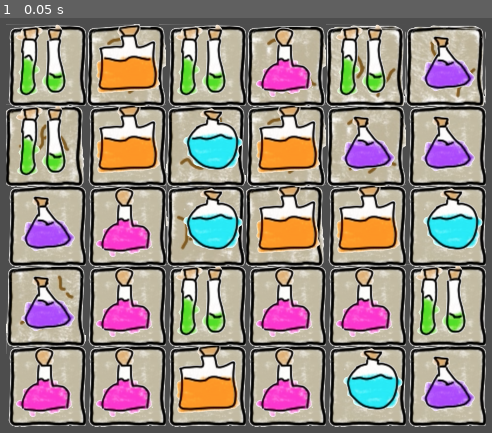
Above: before the commit, frame 1.
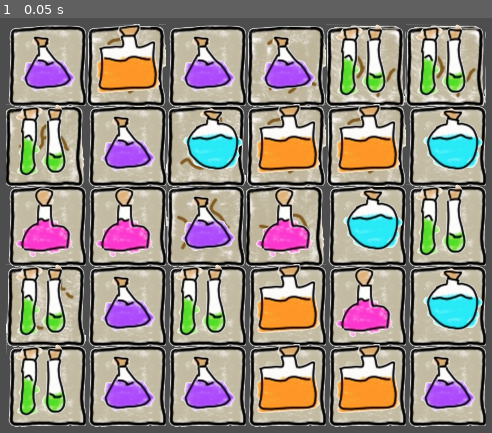
Above: after the commit, the same moment.

Repository: cncarey/PirateSoftwareJam15
Game: Godot game, scene res://Scenes/MainShop.tscn
Two runs of this game, one before a commit and one after it. Both use one fixed random seed, a clock stepped at 60 frames per second and the inputs below. The project has no main scene, so this scene is started directly.
Inputs:
- Up to frame 1 (0.05 s): no input

The runs differ from the first frame. In frame 1, 28% of the frame differs, in the area x 1-99%, y 1-97%.

Commit message:
#1 move potions, detect and remove matches
#1 move potions, detect and remove matches

Diff:
--- /dev/null
+++ b/Components/scale_component.gd
@@ -0,0 +1,25 @@
+# Give the component a class name so it can be instanced as a custom node
+class_name ScaleComponent
+extends Node
+
+# Export the sprite that this component will be scaling
+@export var sprite: Node2D
+
+# Export the scale amount (as a vector)
+@export var scale_amount = Vector2(1.5, 1.5)
+
+# Export the scale duration
+@export var scale_duration: = 0.4
+
+# This is the function that will activate this component
+func tween_scale() -> void:
+	# We are going to scale the sprite using a tween (so we can make is smooth)
+	# First we create the tween and set it's transition type and easing type
+	var tween = create_tween().set_trans(Tween.TRANS_EXPO).set_ease(Tween.EASE_OUT)
+
+	# Next we scale the sprite from its current scale to the scale amount (in 1/10th of the scale duration)
+	tween.tween_property(sprite, "scale", scale_amount, scale_duration * 0.1).from_current()
+	# Finally we scale back to a value of 1 for the other 9/10ths of the scale duration
+	# Consider that we always scale back to a value of 1, you could store the starting scale amount for the sprite
+	# as well for games where your character doesn't start with a scale of 1
+	tween.tween_property(sprite, "scale", Vector2.ONE, scale_duration * 0.9).from(scale_amount)
--- /dev/null
+++ b/Components/shake_component.gd
@@ -0,0 +1,35 @@
+# Give the component a class name so it can be instanced as a custom node
+class_name ShakeComponent
+extends Node
+
+# You should shake the sprite and not the root node or you'll get unexpected behavior
+# since we are manipulating the position of the node and moving it to 0,0
+
+# Export the node that this component will be shaking
+@export var node: Node2D
+
+# Export the shake amount
+@export var shake_amount: = 2.0
+
+# Export the shake duration
+@export var shake_duration: = 0.4
+
+# Store the current amount we are shaking the node (this value will decrease over time)
+var shake = 0
+
+# This is the function that activates this component
+func tween_shake():
+	# Set the shake to the shake amount (shake is the value used in the process function to
+	# shake the node)
+	shake = shake_amount
+
+	# Create a tween
+	var tween = create_tween()
+
+	# Tween the shake value from current down to 0 over the shake duration
+	tween.tween_property(self, "shake", 0.0, shake_duration).from_current()
+
+func _physics_process(delta: float) -> void:
+	# Manipulate the position of the node by the shake amount every physics frame
+	# Use randf_range to pick a random x and y value using the shake value
+	node.position = Vector2(randf_range(-shake, shake), randf_range(-shake, shake))
--- a/Scenes/backgroundBlock.gd
+++ b/Scenes/backgroundBlock.gd
@@ -13,8 +13,6 @@
 	else:
 		sprite_2d.frame = 21
 
-	print(str(curbg))
-	print(str(sprite_2d.frame))
 	pass # Replace with function body.
 
 
--- a/Scenes/grid.gd
+++ b/Scenes/grid.gd
@@ -11,11 +11,14 @@
 var backGround = preload("res://Scenes/backgroundBlock.tscn")
 var potions = []
 
+var startTouch = Vector2(0,0)
+var endTouch = Vector2(0,0)
+var isMoving = true
+
 # Called when the node enters the scene tree for the first time.
 func _ready():
 	potions = instBoard()
 	spawnPotions()
-	print(potions)
 	pass # Replace with function body.
 
 func instBoard():
@@ -34,18 +37,130 @@
 			var bg = backGround.instantiate()
 			add_child(bg)
 			add_child(p)
-			bg.position = gridToPixel(w, h)
-			p.position = gridToPixel(w, h)
+			var loops = 0
+			while (checkForMatch(w, h, p.curPotionType) && loops < 100):
+				p.newPotionType()
+				loops += 1
+			bg.global_position = gridToPixel(w, h)
+			p.global_position = gridToPixel(w, h)
+			p.z_index = 100
+			potions[w][h] = p
+
+func checkForMatch( column: int, row: int, potionType: int) -> bool:
+	var left = column - 1
+	var right = column - 2
+	var up = row - 1
+	var down = row - 2
+
+	if column > 1:
+		if potions[left][row] != null && potions[right][row] != null:
+			if potions[left][row].curPotionType == potionType && potions[right][row].curPotionType == potionType:
+				return true
+	if row > 1:
+		if potions[column][up]!= null && potions[column][down] != null:
+			if potions[column][up].curPotionType == potionType && potions[column][down].curPotionType == potionType:
+				return true
+
+	return false
 
 func gridToPixel(column: int, row: int) -> Vector2:
 	var newX = xStart + xOffset * column
 	var newY = yStart + -yOffeset * row
-
 	return Vector2(newX, newY)
 
+func pixelToGrid(x, y) -> Vector2:
+	var newX = round((x-xStart)/ xOffset)
+	var newY = round((y-yStart)/ -yOffeset)
+	return Vector2(newX, newY)
 
-func pixelToGrid(x, y):
+func isInGrid(column: int, row: int) -> bool:
+	return column >= 0 && column < width && row >= 0 && row < height
+
+func isTouched():
+	if Input.is_action_just_pressed("ui_touch"):
+		var checkGridPosition = get_global_mouse_position()
+		var gridPosition = pixelToGrid(checkGridPosition.x, checkGridPosition.y)
+		if isInGrid(gridPosition.x, gridPosition.y):
+			isMoving = true
+			startTouch = get_global_mouse_position()
+		else:
+			isMoving = false
+
+	if Input.is_action_just_released("ui_touch"):
+		var checkGridPosition = get_global_mouse_position()
+		var gridPosition = pixelToGrid(checkGridPosition.x, checkGridPosition.y)
+		if isInGrid(gridPosition.x, gridPosition.y) && isMoving:
+			isMoving = false
+			translateMove(pixelToGrid(startTouch.x, startTouch.y), gridPosition)
+			endTouch = get_global_mouse_position()
+
+func swapPotions(column: int, row: int, direction: Vector2):
+	var newX = column + direction.x
+	var newY = row + direction.y
+
+	var startPotion = potions[column][row]
+	var endPotion = potions[newX][newY]
+	if startPotion == null || endPotion == null : return
+
+	potions[column][row] = endPotion
+	potions[newX][newY] = startPotion
+
+	startPotion.move(gridToPixel(newX, newY))
+	endPotion.move(gridToPixel(column, row))
+	findMatches()
 	pass
-# Called every frame. 'delta' is the elapsed time since the previous frame.
-#func _process(delta):
-#	pass
+
+func translateMove(start: Vector2, end: Vector2):
+	var diff = end - start
+
+	if abs(diff.x)> abs(diff.y):
+		if diff.x > 0:
+			swapPotions(start.x, start.y, Vector2(1,0))
+		elif diff.x < 0:
+			swapPotions(start.x, start.y, Vector2(-1,0))
+	else:
+		if diff.y > 0:
+			swapPotions(start.x, start.y, Vector2(0,1))
+		elif diff.y < 0:
+			swapPotions(start.x, start.y, Vector2(0,-1))
+
+func _process(delta):
+	isTouched()
+
+func findMatches():
+	for w in width:
+		for h in height:
+			if potions[w][h] != null:
+				var curPotionType = potions[w][h].curPotionType
+				if w > 0 && w < width - 1:
+					var left = w - 1
+					var right = w + 1
+					if potions[left][h] != null && potions[right][h] != null:
+						if potions[left][h].curPotionType == curPotionType && potions[right][h].curPotionType == curPotionType:
+							updatePotion(potions[left][h] as potion)
+							updatePotion(potions[w][h] as potion)
+							updatePotion(potions[right][h] as potion)
+				if h > 0 && h < height - 1:
+					var up = h - 1
+					var down = h + 1
+					if potions[w][up] != null && potions[w][down] != null:
+						if potions[w][up].curPotionType == curPotionType && potions[w][down].curPotionType == curPotionType:
+							updatePotion(potions[w][up] as potion)
+							updatePotion(potions[w][h] as potion)
+							updatePotion(potions[w][down] as potion)
+
+	await get_tree().create_timer(.3).timeout
+	destroyMatched()
+
+func updatePotion(item: potion):
+	item.hasMatch = true
+	item.onMatch()
+	pass
+
+func destroyMatched():
+	for w in width:
+		for h in height:
+			if potions[w][h] != null:
+				if potions[w][h].hasMatch:
+					potions[w][h].queue_free()
+					potions[w][h] = null
--- a/Scenes/potion.gd
+++ b/Scenes/potion.gd
@@ -1,17 +1,27 @@
+class_name potion
 extends Node2D
 enum potionTypes {purple, blue, orange, green, pink}
 @onready var sprite_2d = $Sprite2D
 
 @export var curPotionType: int = 0
 
+var hasMatch = false
+
 # Called when the node enters the scene tree for the first time.
 func _ready():
 	randomize()
+	newPotionType()
+
+func newPotionType():
 	curPotionType = randi_range(0, 4)
 	sprite_2d.frame = curPotionType
 	pass # Replace with function body.
 
+func move(target: Vector2):
+	var tween = create_tween().set_trans(Tween.TRANS_EXPO).set_ease(Tween.EASE_OUT)
+	tween.tween_property(self, "global_position", target, .3).from_current()
 
-# Called every frame. 'delta' is the elapsed time since the previous frame.
-func _process(delta):
+func onMatch():
+	sprite_2d.modulate = Color(1,1,1,.5)
+	#update my corresponding inventory item
 	pass
